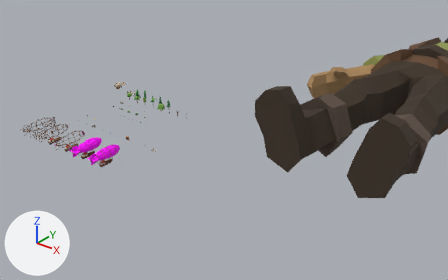
Renders of the glTF model apps/chasm/assets/meshes/chasm_props.glb from each side of a commit.
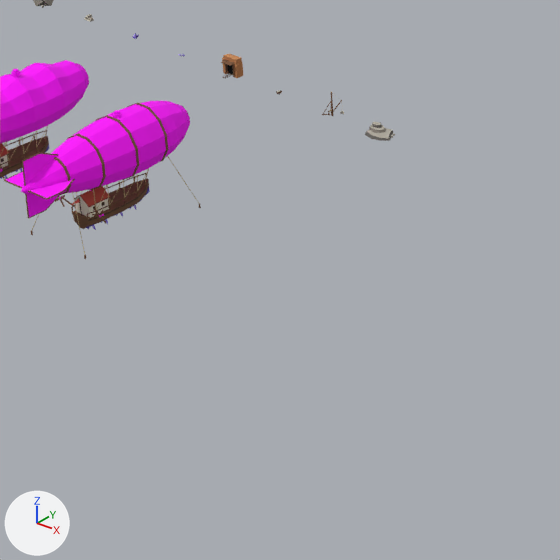
Old and new are each drawn from a camera (50 mm lens) standing at (200.7, -186.1, 108.7) and looking at (76.8, -31.2, 12.7) and again close up on the part from 19% to 41% of the width and 45% to 81% of the height. The lights are fixed; the arrows at lower left show +X, +Y and +Z. The first two pictures are the older version. Where no turn or scale is listed for an object, it has been applied to the vertices.

Objects in the first close-up: 'zeppelin_4', 'zeppelin_5' and 6 more.
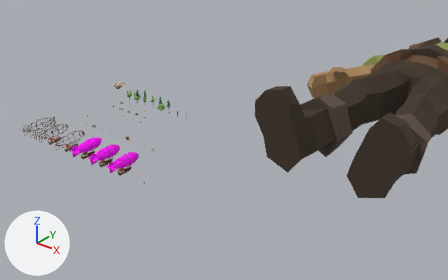
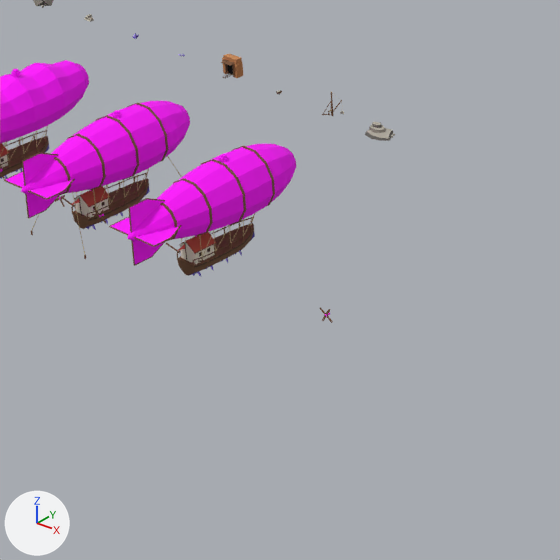
Where the change shows, as pixel boxes [x1, y1, x2, y2] in the close-ups (560 x 560 px):
'zeppelin_body', added (pink): after [109, 144, 296, 276]
'zeppelin_propeller', added: after [319, 307, 333, 323]

Diff of the bpy script that builds the scene:
```diff
--- a/apps/chasm/assets/meshes/chasm_props.glb.py
+++ b/apps/chasm/assets/meshes/chasm_props.glb.py
@@ me_zeppelin_propeller @@
+me_zeppelin_propeller.from_pydata(...)  # 44 vertices, 68 faces; spans x -0.552..0.552, y -0.18..0.12, z -0.552..0.552
+me_zeppelin_propeller.materials.append(mat_palette)  # picture img_palette
@@ me_zeppelin_body @@
+me_zeppelin_body.from_pydata(...)  # 1142 vertices, 1540 faces; spans x -2.16..2.16, y -7.12..7.12, z 0.11..7.49
+me_zeppelin_body.materials.append(mat_palette)  # picture img_palette
@@ ob_zeppelin_propeller @@
+ob_zeppelin_propeller = bpy.data.objects.new('zeppelin_propeller', me_zeppelin_propeller)
+ob_zeppelin_propeller.location = (60.0, -55.0, 0.0)
@@ ob_zeppelin_body @@
+ob_zeppelin_body = bpy.data.objects.new('zeppelin_body', me_zeppelin_body)
+ob_zeppelin_body.location = (50.0, -55.0, 0.0)
```
